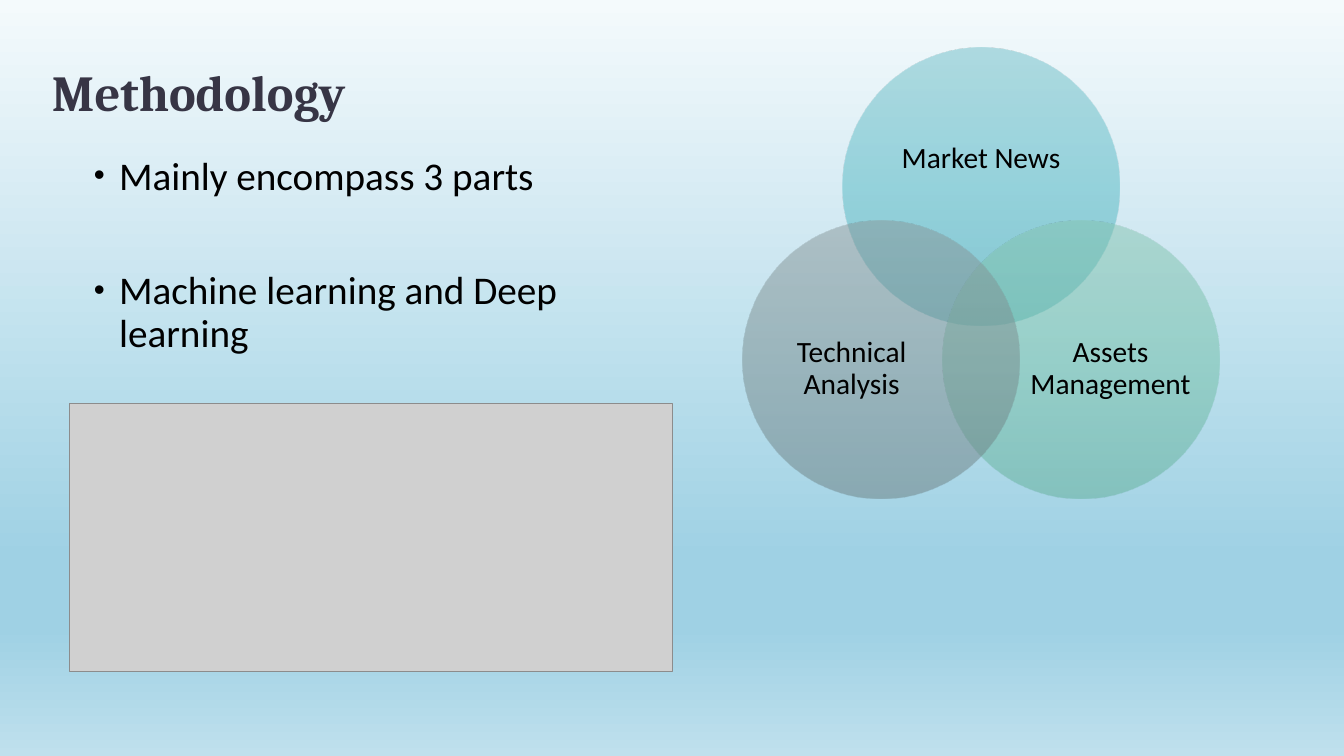
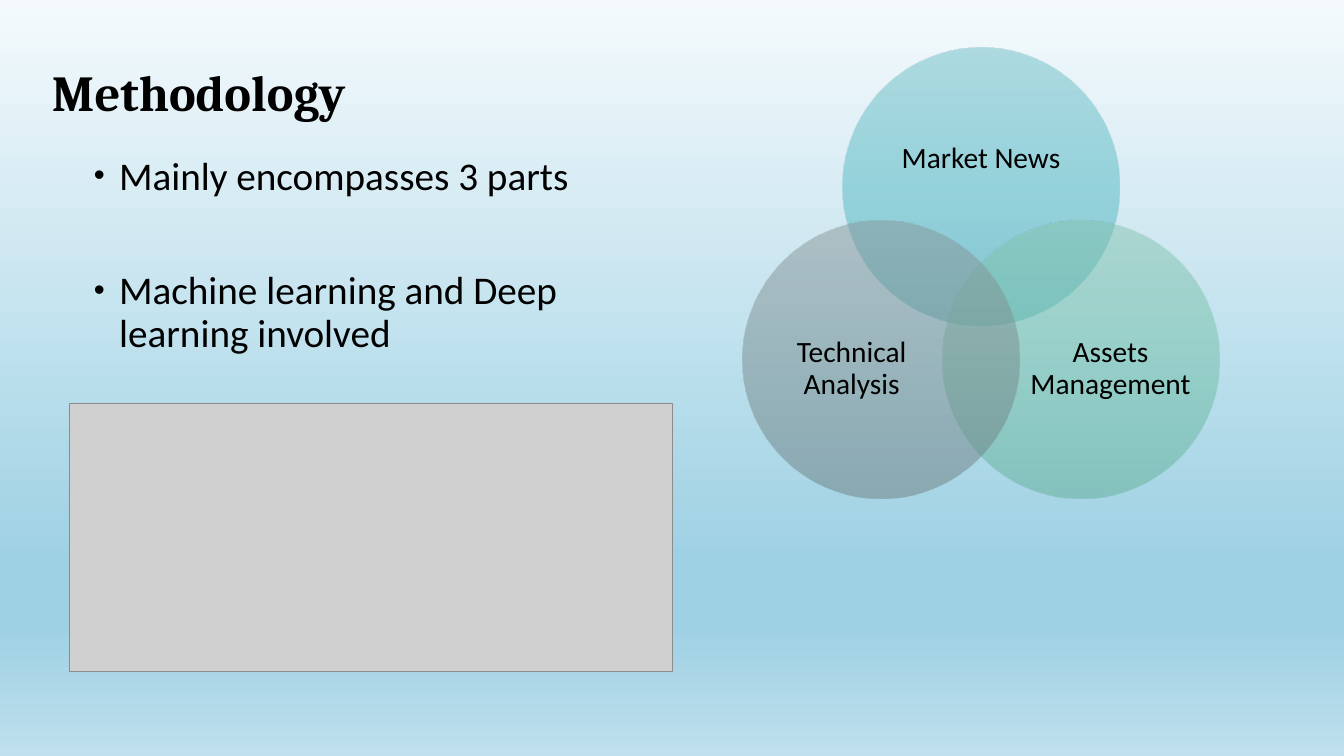
Before and after one commit to JaySiu/Investment-Information-Feed-System, a slide deck: slide 4 of doc/Project Idea Introdution.pptx. Drawn at 1344x756 pixels with LibreOffice and Linux fonts; fonts in the diff are those of the drawing; grey boxes stand for pictures. Boxes give left, top, right and bottom in pixels: in the first picture for what was removed or moved away, otherwise in the second. Text is boxed around its words. In the diff, an @@ line names an element or a change of style, - is before the commit and + after.

```diff
--- a/doc/Project Idea Introdution.pptx
+++ b/doc/Project Idea Introdution.pptx
@@ title "Methodology" at (52,76,346,122): text colour #373545 to #000000 @@
@@ text at (119,162,568,354): text changed @@
-• Mainly encompass 3 parts
-• Machine learning and Deep learning
+• Mainly encompasses 3 parts
+• Machine learning and Deep learning involved
```
Also in this commit, not shown: 11 other slides changed, 6 slides added, 12 other files.
